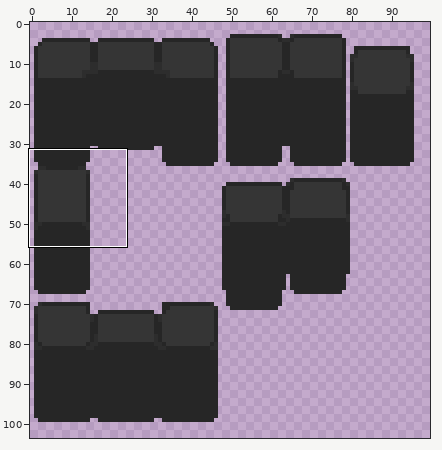
A sprite sheet gets an edit: build/debug/content/textures/wall-sheet.png. Above, an overview of the earlier version with the close-up marked.
Close-up. The starting point:
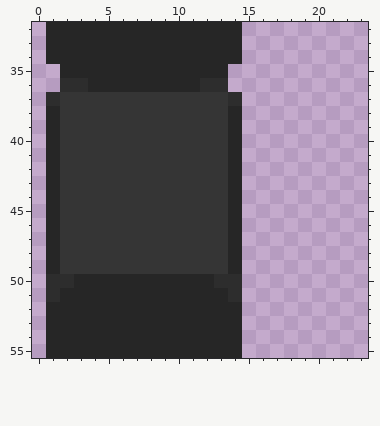
The file is 256x256 pixels. Shown: x 0..23, y 32..55. The wide view leaves out empty margins. The commit also changed other parts of the picture, which this record leaves out.
And afterwards:
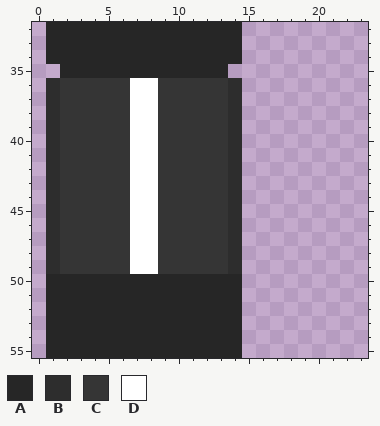
Palette (. is transparent): A #262626  B #2d2d2d  C #353535  D #ffffff
Difference:
y 36: x 1..14 .BBAAAAAAAABB. -> BCCCCCDDCCCCCB
y 37: x 7..8 CC -> DD
y 38..49: x 1 A -> B; x 7..8 CC -> DD; x 14 A -> B
y 50: x 1..2 BB -> AA; x 13..14 BB -> AA
y 51: x 1 B -> A; x 14 B -> A
Boxes around the changes in both close-ups, in picture pixels (x1, y1, x2, y2):
changed: (46, 78, 242, 302)
